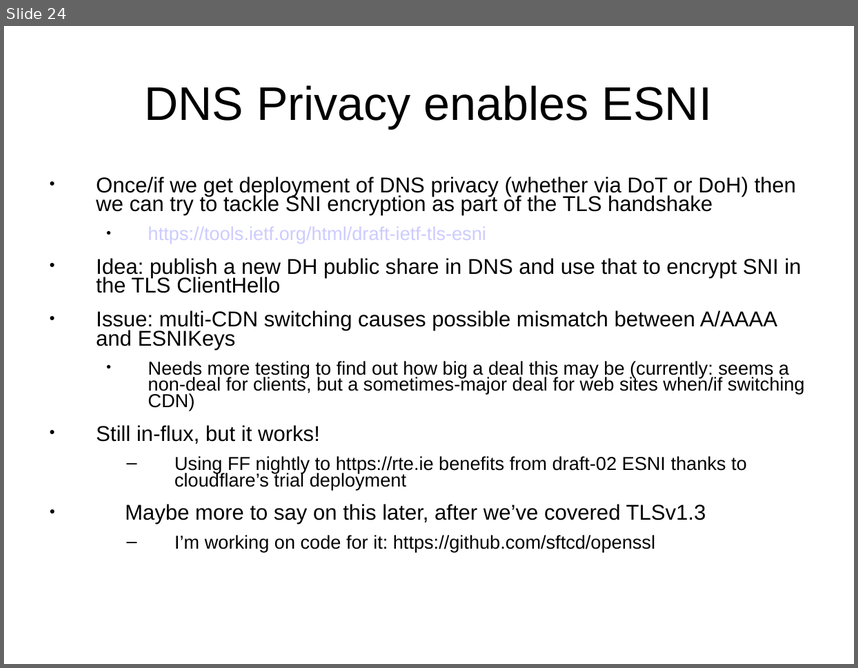
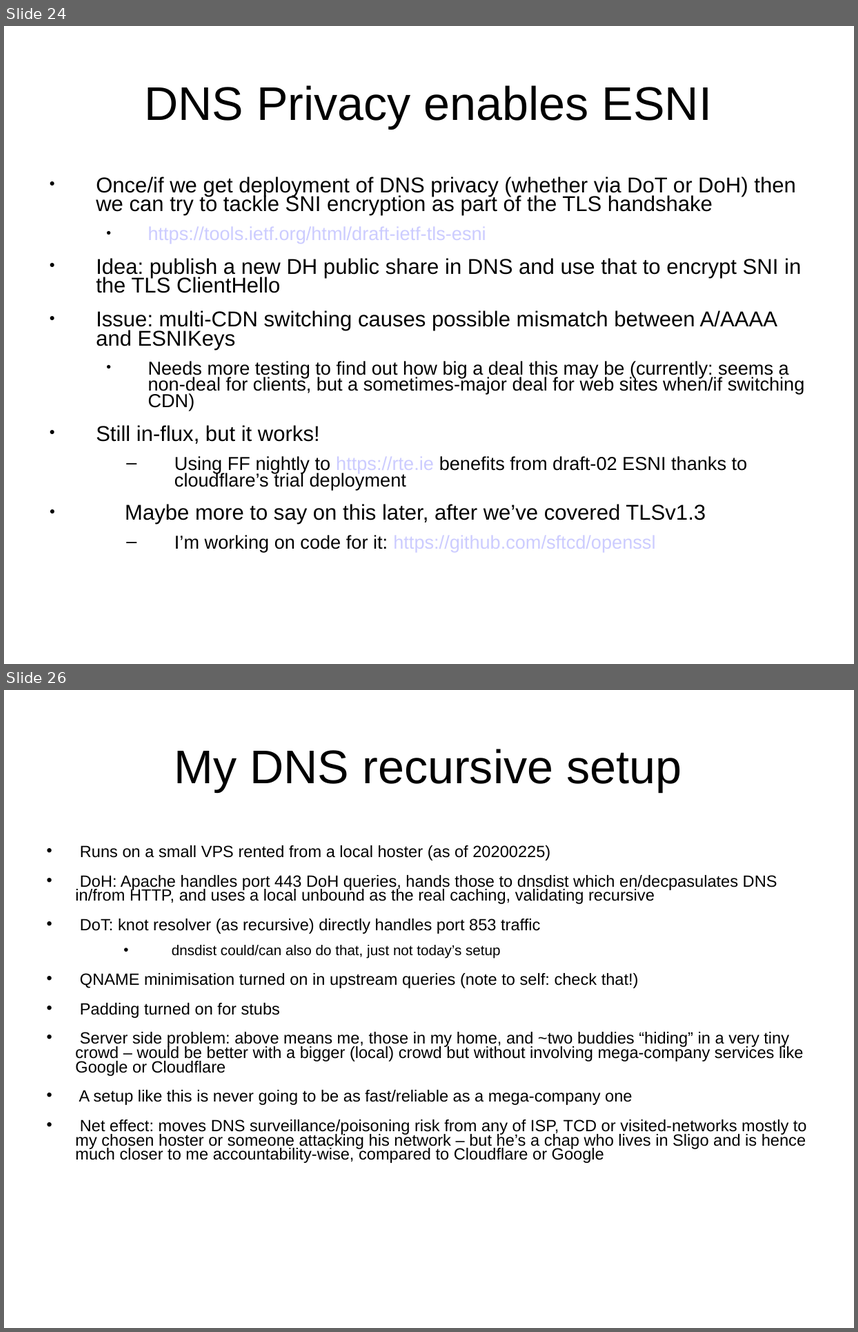
Before and after one commit to sftcd/cs7053, a slide deck: 2016lectures/10-dns.ppt. Shown one above the other, each under a label of ours: slide 24 before the commit, slides 24 and 26 after it; the slides between them are not shown. The pictures are 858x668 and 858x1332 pixels, drawn with LibreOffice and Linux fonts; fonts in the diff are those of the drawing. Boxes give left, top, right and bottom in pixels: in the first picture for what was removed or moved away, otherwise in the second. Text is boxed around its words. In the diff, an @@ line names an element or a change of style, - is before the commit and + after.

Commit message:
added info about my dns setups

```diff
--- a/2016lectures/10-dns.ppt
+++ b/2016lectures/10-dns.ppt
@@ slide 26 added at (4, 690, 854, 1328), background #FFFFFF @@
@@ title added at (174, 749, 682, 792), 44 pt, text #000000 @@
+My DNS recursive setup
@@ text added at (75, 845, 807, 1163), 15.2 pt, text #000000 @@
+• Runs on a small VPS rented from a local hoster (as of 20200225)
+• DoH: Apache handles port 443 DoH queries, hands those to dnsdist which en/decpasulates DNS in/from HTTP, and uses a local unbound as the real caching, validating recursive
+• DoT: knot resolver (as recursive) directly handles port 853 traffic
+  • dnsdist could/can also do that, just not today’s setup
+• QNAME minimisation turned on in upstream queries (note to self: check that!)
+• Padding turned on for stubs
+• Server side problem: above means me, those in my home, and ~two buddies “hiding” in a very tiny crowd – would be better with a bigger (local) crowd but without involving mega-company services like Google or Cloudflare
+• A setup like this is never going to be as fast/reliable as a mega-company one
+• Net effect: moves DNS surveillance/poisoning risk from any of ISP, TCD or visited-networks mostly to my chosen hoster or someone attacking his network – but he’s a chap who lives in Sligo and is hence much closer to me accountability-wise, compared to Cloudflare or Google
@@ slide 24 changed as well @@
@@ text "Once/if we get deployment of ..." at (96, 176, 805, 552): text colour #000000 to #CCCCFF in "https://rte.ie", "https://github.com/sftcd/openssl"; indent changed @@
```
Also in this commit, not shown: 19 other slides changed, 1 other slide added, 1 other file.
